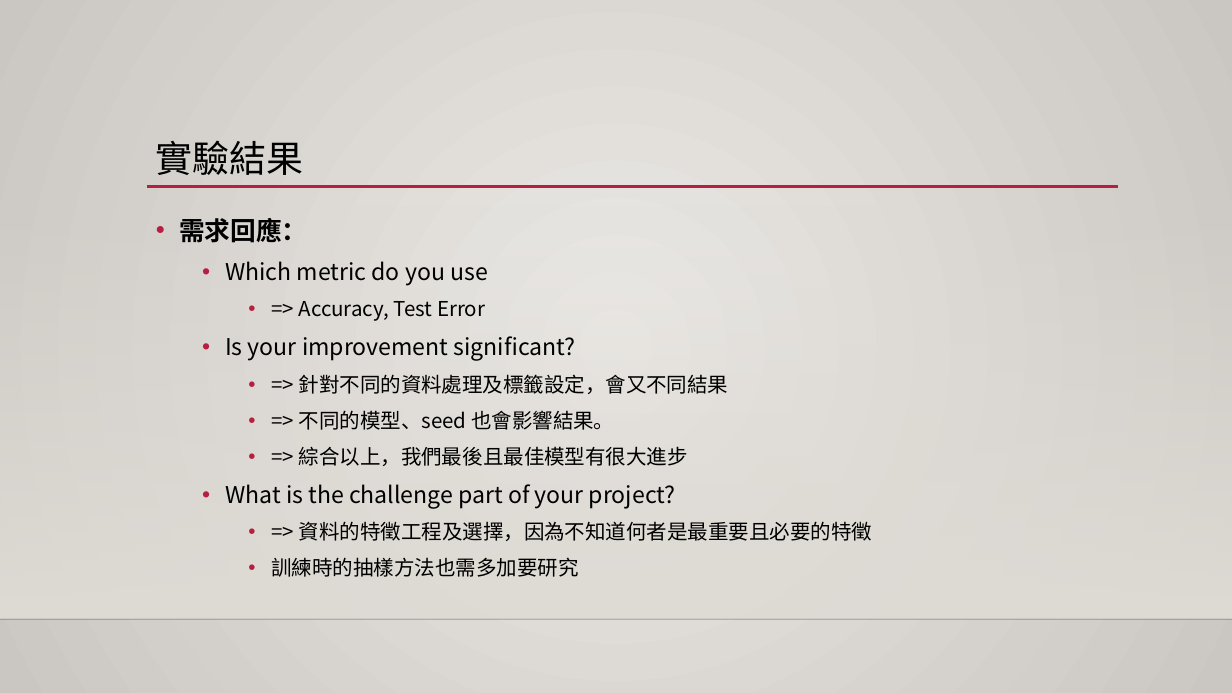
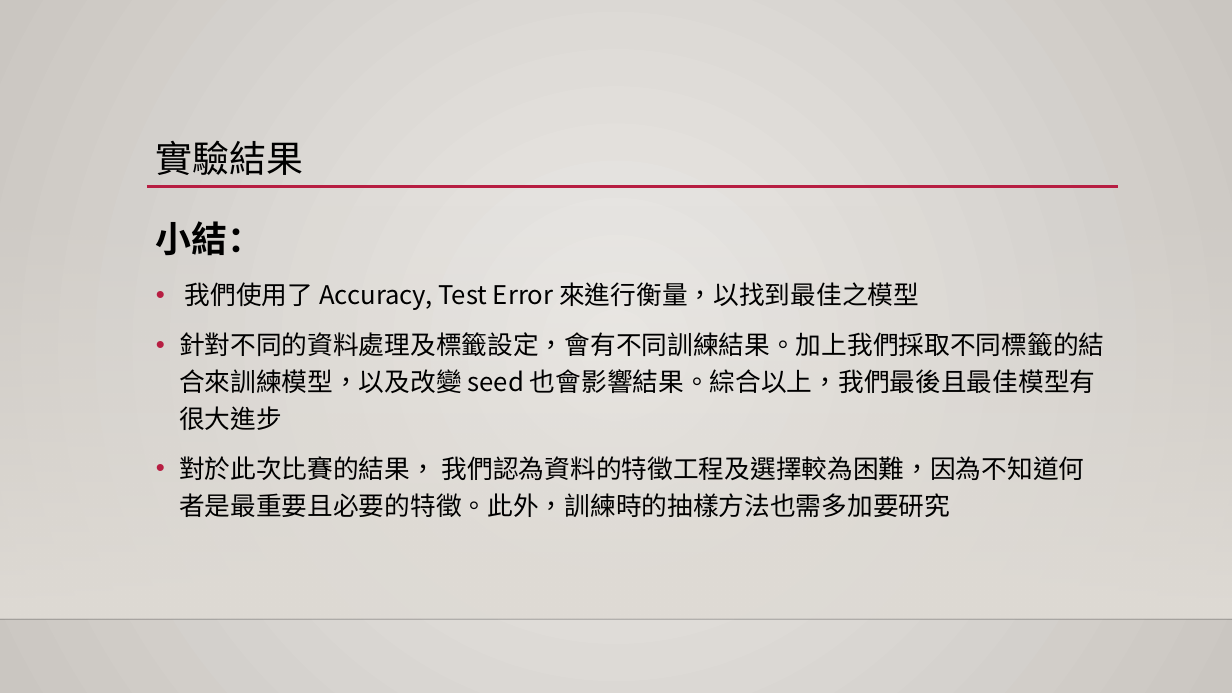
Before and after one commit to 1082-datascience/finalproject-finalproject-1082ds_group3, a slide deck: slide 37 of docs/1082_datascience_FP_3.pptx (slide 39 before the commit). Drawn at 1232x693 pixels with LibreOffice and Linux fonts; fonts in the diff are those of the drawing; background and template pictures are left out. Boxes give left, top, right and bottom in pixels: in the first picture for what was removed or moved away, otherwise in the second. Text is boxed around its words. In the diff, an @@ line names an element or a change of style, - is before the commit and + after.

```diff
--- a/docs/1082_datascience_FP_3.pptx
+++ b/docs/1082_datascience_FP_3.pptx
@@ text at <box>156,221,1104,517</box>: text changed; size 16 to 20 pt @@
-• 需求回應：
-  • Which metric do you use
-    • => Accuracy, Test Error
-  • Is your improvement significant?
-    • => 針對不同的資料處理及標籤設定，會又不同結果
-    • => 不同的模型、seed 也會影響結果。
-    • => 綜合以上，我們最後且最佳模型有很大進步
-  • What is the challenge part of your project?
-    • => 資料的特徵工程及選擇，因為不知道何者是最重要且必要的特徵
-    • 訓練時的抽樣方法也需多加要研究
+小結：
+• 我們使用了 Accuracy, Test Error 來進行衡量，以找到最佳之模型
+• 針對不同的資料處理及標籤設定，會有不同訓練結果。加上我們採取不同標籤的結合來訓練模型，以及改變 seed 也會影響結果。綜合以上，我們最後且最佳模型有很大進步
+• 對於此次比賽的結果， 我們認為資料的特徵工程及選擇較為困難，因為不知道何者是最重要且必要的特徵。此外，訓練時的抽樣方法也需多加要研究
```
Also in this commit, not shown: 1 other slide changed, 2 slides removed, 2 other files.
